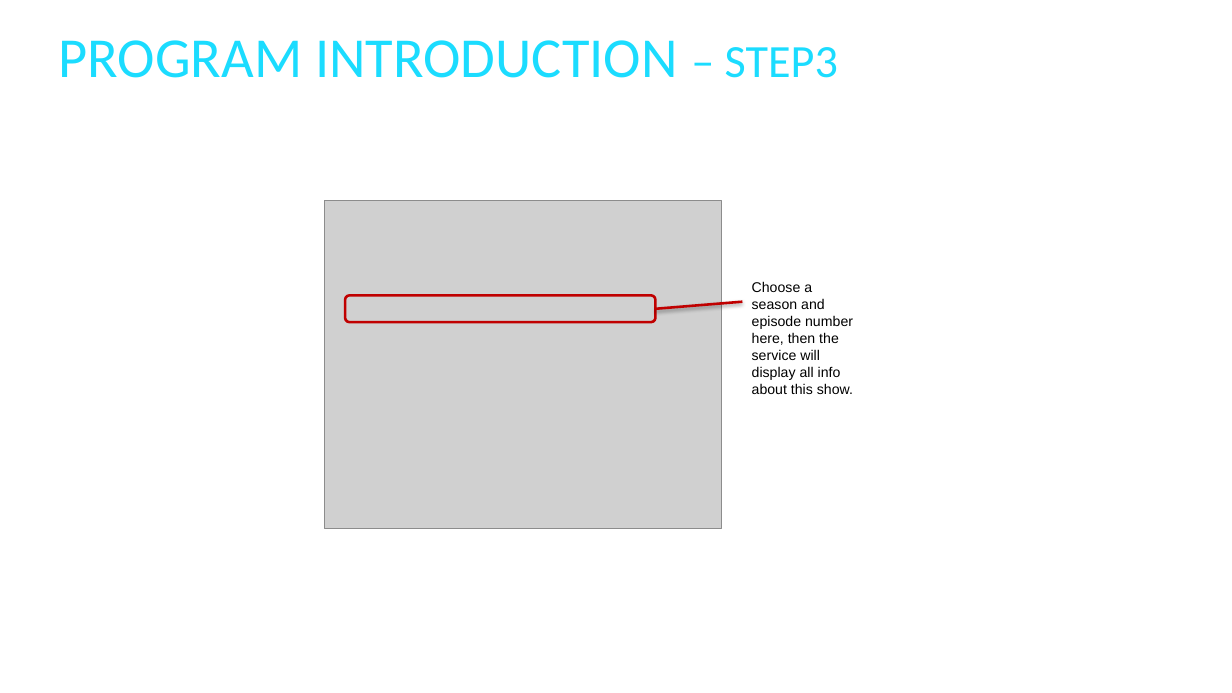
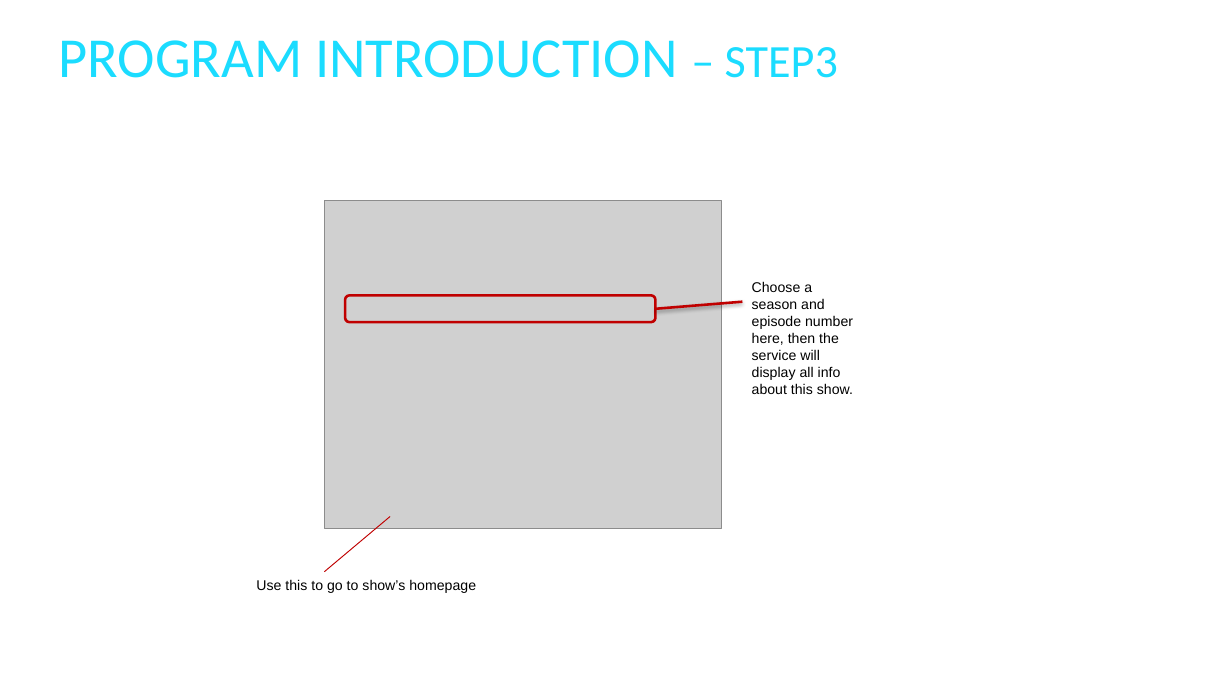
Before and after one commit to bergconnor/MovieAndTVDatabase, a slide deck: slide 13 of Database Files/presentation.pptx. Drawn at 1232x693 pixels with LibreOffice and Linux fonts; fonts in the diff are those of the drawing; grey boxes stand for pictures; background and template pictures are left out. Boxes give left, top, right and bottom in pixels: in the first picture for what was removed or moved away, otherwise in the second. Text is boxed around its words. In the diff, an @@ line names an element or a change of style, - is before the commit and + after.

```diff
--- a/Database Files/presentation.pptx
+++ b/Database Files/presentation.pptx
@@ line added from (390, 517) to (324, 572), #C00000 0.75 pt @@
@@ text added at [256, 579, 476, 593], 11 pt, text #000000 @@
+Use this to go to show’s homepage
```
Also in this commit, not shown: 3 other slides changed, 1 other file.
